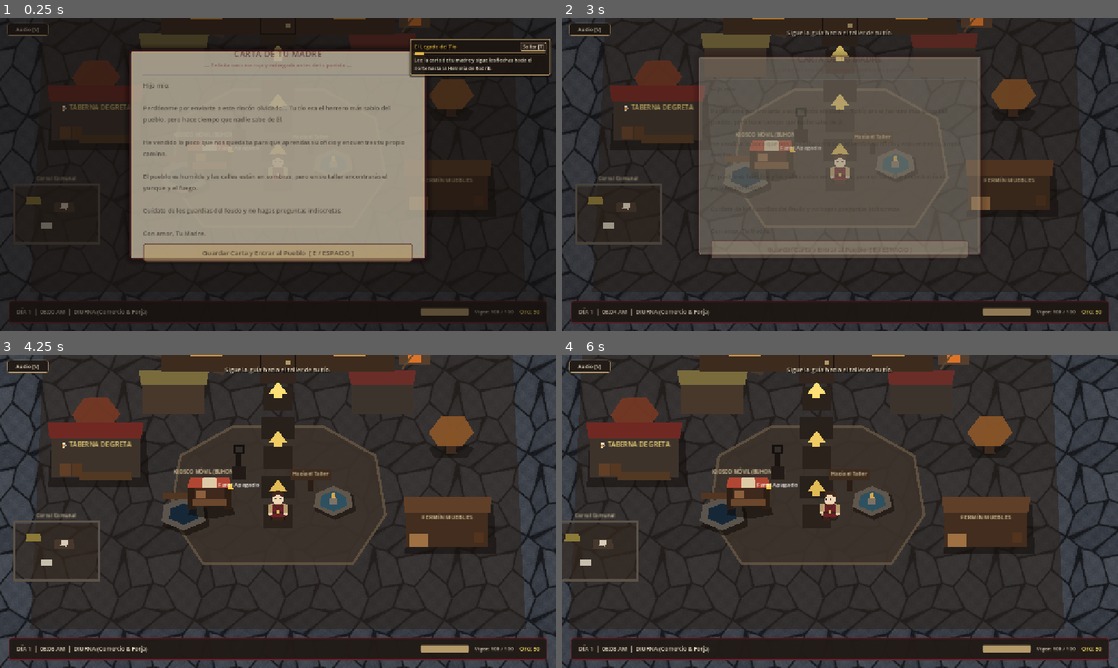
Above: before the commit, frames 1-4 (two rows, left to right).
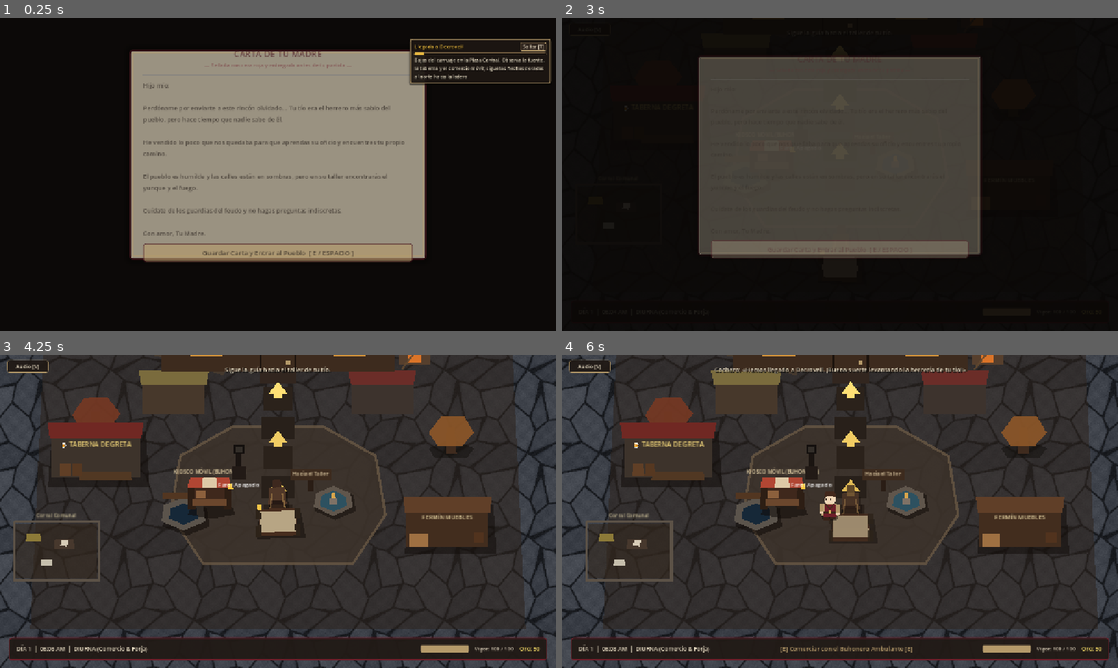
Above: after the commit, the same moments.

Repository: maximobal2576/Yunque_y_Sombra
Game: Godot game, scene res://src/scenes/levels/GreyboxTown.tscn
Two runs of this game, one before a commit and one after it. Both use one fixed random seed, a clock stepped at 60 frames per second and the inputs below.
Inputs (mouse positions are in pixels of both pictures, inside the frame that each line leads up to):
- Up to frame 1 (0.25 s): no input
- Up to frame 2 (3 s): tap Enter (ui_accept) at 0.5, 0.77 s; move the mouse to (962, 158) at 0.52 s; press the mouse at (962, 158) at 0.53 s; hold D (move_right) 0.53-1.25 s; release the mouse at (962, 158) at 1.25 s; click "Audio [V]" at 1.25 s; click "Saltar [T]" at 2 s; click "Guardar Carta y Entrar al Pue…" at 2.75 s
- Up to frame 3 (4.25 s): drag from (166, 527) to (333, 502) at 3.52 s
- Up to frame 4 (6 s): move the mouse to (895, 442) at 4.27 s; hold D (move_right) 4.28-5 s; tap T at 4.35 s; click (895, 442) at 4.42 s; drag from (812, 574) to (739, 498) at 5.02 s; move the mouse to (1006, 558) at 5.77 s; hold A (move_left) from 5.78 s (still down); tap Space at 5.85 s; click (1006, 558) at 5.92 s

The runs differ from the first frame. In frame 1, 24% of the frame differs, in the area x 0-100%, y 0-100%; in frame 2, 57%; in frame 3, 0.6%; in frame 4, 23%.

Commit message:
feat(cinemática): intro con pantalla negra, llegada de carruaje y bajada del herrero, tutorial de Decroveil y ajuste estricto de capas z-index

Diff:
--- a/juego/src/scenes/levels/GreyboxTown.gd
+++ b/juego/src/scenes/levels/GreyboxTown.gd
@@ -24,6 +24,9 @@
 @onready var mina_subterranea: Node2D = $MinaSubterranea
 @onready var guia_tutorial: CanvasLayer = $GuiaTutorial
 @onready var pantalla_resumen_dia: CanvasLayer = $PantallaResumenDia
+@onready var telon_negro_inicial: CanvasLayer = $TelonNegroInicial
+@onready var carruaje_llegada: Node2D = $PuebloExterior/CarruajeLlegada
+@onready var flechas_guia_taller: Node2D = $PuebloExterior/FlechasGuiaTaller
 
 # Triggers de puertas y umbrales en Español
 @onready var trigger_puerta_taller: Area2D = $InteriorCasa/Pasillo/TriggerPuertaTaller
@@ -83,6 +86,8 @@
 	get: return mina_subterranea
 var tutorial_guide: CanvasLayer:
 	get: return guia_tutorial
+var telon_negro: CanvasLayer:
+	get: return telon_negro_inicial
 var workshop_door_trigger: Area2D:
 	get: return trigger_puerta_taller
 var house_exit_trigger: Area2D:
@@ -236,10 +241,39 @@
 	if TimeManager.has_signal("day_started"):
 		TimeManager.day_started.connect(_on_day_started)
 
-	# Mensaje de bienvenida inicial si ya no estamos en prologo
-	if GameManager.current_state != GameManager.State.PROLOGUE:
-		GameManager.post_notification("Centro del Pueblo: Sigue el camino hacia la casa de tu tío al norte.")
-
+	# Superposiciones y z-index estrictos
+	if flechas_guia_taller:
+		flechas_guia_taller.z_index = 4
+	if carruaje_llegada:
+		carruaje_llegada.z_index = 4
+	jugador.z_index = 6
+
+	# Gestión del Prólogo y Cinemática de Llegada en Carruaje
+	if GameManager.current_state == GameManager.State.PROLOGUE:
+		if is_instance_valid(telon_negro_inicial):
+			telon_negro_inicial.visible = true
+			var fondo: ColorRect = telon_negro_inicial.get_node_or_null("FondoNegro")
+			if is_instance_valid(fondo):
+				fondo.color = Color(0.02, 0.015, 0.01, 1.0)
+				fondo.modulate.a = 1.0
+		if is_instance_valid(jugador):
+			jugador.visible = false
+			jugador.set_physics_process(false)
+		if is_instance_valid(carruaje_llegada):
+			carruaje_llegada.position = Vector2(640, 1080)
+			carruaje_llegada.visible = true
+			carruaje_llegada.modulate.a = 1.0
+		if is_instance_valid(carta_prologo):
+			carta_prologo.letter_closed.connect(_on_prologue_letter_closed)
+	else:
+		if is_instance_valid(telon_negro_inicial):
+			telon_negro_inicial.visible = false
+		if is_instance_valid(carruaje_llegada):
+			carruaje_llegada.visible = false
+		if is_instance_valid(jugador):
+			jugador.visible = true
+			jugador.set_physics_process(true)
+		GameManager.post_notification("Plaza Central: Sigue las flechas doradas al norte hacia la Herrería en la ladera.")
 func _notificar_tutorial(evento_id: String) -> void:
 	if is_instance_valid(guia_tutorial) and guia_tutorial.has_method("notificar_evento"):
 		guia_tutorial.notificar_evento(evento_id)
@@ -651,3 +685,89 @@
 
 func _on_camino_gobierno_interacted() -> void:
 	GameManager.post_notification("Guardia Feudal: «¡Alto, herrero! El paso a la Casa de Gobierno está cerrado a los campesinos.»")
+
+func _on_prologue_letter_closed() -> void:
+	var es_test: bool = (DisplayServer.get_name() == "headless" or OS.get_environment("GODOT_PLAYTEST") == "1")
+	if es_test:
+		if is_instance_valid(telon_negro_inicial):
+			telon_negro_inicial.visible = false
+		if is_instance_valid(carruaje_llegada):
+			carruaje_llegada.position = Vector2(640, 915)
+			carruaje_llegada.visible = false
+		if is_instance_valid(jugador):
+			jugador.visible = true
+			jugador.global_position = SPAWN_EXTERIOR_TOWN
+			jugador.set_physics_process(true)
+		return
+
+	_reproducir_cinematica_llegada()
+
+func _reproducir_cinematica_llegada() -> void:
+	if not is_instance_valid(carruaje_llegada) or not is_instance_valid(jugador):
+		if is_instance_valid(telon_negro_inicial):
+			telon_negro_inicial.visible = false
+		if is_instance_valid(jugador):
+			jugador.visible = true
+			jugador.global_position = SPAWN_EXTERIOR_TOWN
+			jugador.set_physics_process(true)
+		return
+
+	carruaje_llegada.position = Vector2(640, 1080)
+	carruaje_llegada.visible = true
+	carruaje_llegada.modulate.a = 1.0
+
+	# 1. Desvanecer el telón negro inicial (0.8s) para desvelar el mapa
+	if is_instance_valid(telon_negro_inicial):
+		var fondo: ColorRect = telon_negro_inicial.get_node_or_null("FondoNegro")
+		if is_instance_valid(fondo):
+			var tw_telon := create_tween()
+			tw_telon.tween_property(fondo, "modulate:a", 0.0, 0.8).set_trans(Tween.TRANS_SINE)
+			tw_telon.finished.connect(func() -> void: telon_negro_inicial.visible = false)
+		else:
+			telon_negro_inicial.visible = false
+
+	# 2. Rodar carruaje por el sendero sur hacia la plaza central (Vector2(640, 915))
+	var tw_carruaje := create_tween()
+	tw_carruaje.tween_property(carruaje_llegada, "position", Vector2(640, 915), 1.5).set_trans(Tween.TRANS_QUAD).set_ease(Tween.EASE_OUT)
+
+	# Bamboleo artesanal de la caja del carruaje durante el trayecto
+	var tw_bamboleo := create_tween()
+	tw_bamboleo.set_loops(4)
+	tw_bamboleo.tween_property(carruaje_llegada, "rotation_degrees", 1.8, 0.18).set_trans(Tween.TRANS_SINE)
+	tw_bamboleo.tween_property(carruaje_llegada, "rotation_degrees", -1.8, 0.18).set_trans(Tween.TRANS_SINE)
+	tw_bamboleo.finished.connect(func() -> void: carruaje_llegada.rotation_degrees = 0.0)
+
+	AudioManager.play_sfx("place_item", 0.0, 0.08)
+
+	await tw_carruaje.finished
+
+	# 3. Frenada y resoplido del animal
+	AudioManager.play_sfx("bellows_air", -6.0, 0.1)
+	await get_tree().create_timer(0.3).timeout
+
+	# 4. El jugador desciende del carruaje en la plaza central
+	jugador.global_position = Vector2(620, 915)
+	jugador.visible = true
+	jugador.modulate.a = 0.0
+
+	var tw_bajada := create_tween().set_parallel(true)
+	tw_bajada.tween_property(jugador, "modulate:a", 1.0, 0.3)
+	tw_bajada.tween_property(jugador, "global_position", SPAWN_EXTERIOR_TOWN, 0.45).set_trans(Tween.TRANS_CUBIC).set_ease(Tween.EASE_OUT)
+
+	AudioManager.play_sfx("place_item", 0.4, 0.05)
+	await tw_bajada.finished
+
+	jugador.set_physics_process(true)
+
+	# 5. Despedida del cochero y partida del carruaje
+	GameManager.post_notification("Cochero: «Hemos llegado a Decroveil. ¡Buena suerte levantando la herrería de tu tío!»")
+
+	await get_tree().create_timer(0.5).timeout
+
+	var tw_partida := create_tween().set_parallel(true)
+	tw_partida.tween_property(carruaje_llegada, "position:y", 1080.0, 1.8).set_trans(Tween.TRANS_QUAD).set_ease(Tween.EASE_IN)
+	tw_partida.tween_property(carruaje_llegada, "modulate:a", 0.0, 1.8)
+	tw_partida.finished.connect(func() -> void:
+		carruaje_llegada.visible = false
+		GameManager.post_notification("Plaza Central: Sigue las flechas doradas al norte hacia la Herrería en la ladera.")
+	)
--- a/juego/src/scenes/levels/GreyboxTown.tscn
+++ b/juego/src/scenes/levels/GreyboxTown.tscn
@@ -231,7 +231,7 @@
 color = Color(0.196078, 0.14902, 0.121569, 1)
 
 [node name="FlechasGuiaTaller" type="Node2D" parent="PuebloExterior" unique_id=965311279]
-z_index = 2
+z_index = 4
 
 [node name="Flecha1" type="Polygon2D" parent="PuebloExterior/FlechasGuiaTaller" unique_id=1440495354]
 position = Vector2(640, 865)
@@ -247,6 +247,80 @@
 position = Vector2(640, 715)
 color = Color(1, 0.88, 0.46, 1)
 polygon = PackedVector2Array(0, -14, 14, 4, 6, 4, 6, 12, -6, 12, -6, 4, -14, 4)
+
+[node name="CarruajeLlegada" type="Node2D" parent="PuebloExterior"]
+z_index = 4
+position = Vector2(640, 915)
+
+[node name="SombraCarruaje" type="Polygon2D" parent="PuebloExterior/CarruajeLlegada"]
+position = Vector2(4, 6)
+color = Color(0.06, 0.04, 0.03, 0.5)
+polygon = PackedVector2Array(-32, -18, 32, -18, 38, 20, -38, 20)
+
+[node name="CaballoTiro" type="Node2D" parent="PuebloExterior/CarruajeLlegada"]
+position = Vector2(0, -38)
+
+[node name="SombraCaballo" type="Polygon2D" parent="PuebloExterior/CarruajeLlegada/CaballoTiro"]
+position = Vector2(2, 4)
+color = Color(0.06, 0.04, 0.03, 0.45)
+polygon = PackedVector2Array(-14, -12, 14, -12, 16, 14, -16, 14)
+
+[node name="CuerpoCaballo" type="Polygon2D" parent="PuebloExterior/CarruajeLlegada/CaballoTiro"]
+color = Color(0.32, 0.22, 0.16, 1)
+polygon = PackedVector2Array(-12, -14, 12, -14, 14, 12, -14, 12)
+
+[node name="CabezaCaballo" type="Polygon2D" parent="PuebloExterior/CarruajeLlegada/CaballoTiro"]
+position = Vector2(0, -16)
+color = Color(0.24, 0.16, 0.12, 1)
+polygon = PackedVector2Array(-6, -10, 6, -10, 7, 2, -7, 2)
+
+[node name="ArreosCuero" type="Line2D" parent="PuebloExterior/CarruajeLlegada/CaballoTiro"]
+points = PackedVector2Array(-8, -4, -12, 22, 12, 22, 8, -4)
+width = 2.0
+default_color = Color(0.55, 0.42, 0.25, 0.9)
+
+[node name="CajaCarruaje" type="Polygon2D" parent="PuebloExterior/CarruajeLlegada"]
+color = Color(0.28, 0.18, 0.12, 1)
+polygon = PackedVector2Array(-28, -20, 28, -20, 30, 22, -30, 22)
+
+[node name="CapotaLona" type="Polygon2D" parent="PuebloExterior/CarruajeLlegada"]
+color = Color(0.72, 0.65, 0.52, 1)
+polygon = PackedVector2Array(-26, -16, 26, -16, 28, 16, -28, 16)
+
+[node name="RuedaDelanteraIzq" type="Polygon2D" parent="PuebloExterior/CarruajeLlegada"]
+position = Vector2(-30, -12)
+color = Color(0.18, 0.14, 0.1, 1)
+polygon = PackedVector2Array(-4, -8, 4, -8, 4, 8, -4, 8)
+
+[node name="RuedaDelanteraDer" type="Polygon2D" parent="PuebloExterior/CarruajeLlegada"]
+position = Vector2(30, -12)
+color = Color(0.18, 0.14, 0.1, 1)
+polygon = PackedVector2Array(-4, -8, 4, -8, 4, 8, -4, 8)
+
+[node name="RuedaTraseraIzq" type="Polygon2D" parent="PuebloExterior/CarruajeLlegada"]
+position = Vector2(-30, 14)
+color = Color(0.18, 0.14, 0.1, 1)
+polygon = PackedVector2Array(-4, -9, 4, -9, 4, 9, -4, 9)
+
+[node name="RuedaTraseraDer" type="Polygon2D" parent="PuebloExterior/CarruajeLlegada"]
+position = Vector2(30, 14)
+color = Color(0.18, 0.14, 0.1, 1)
+polygon = PackedVector2Array(-4, -9, 4, -9, 4, 9, -4, 9)
+
+[node name="CocheroAsiento" type="Polygon2D" parent="PuebloExterior/CarruajeLlegada"]
+position = Vector2(0, -22)
+color = Color(0.2, 0.14, 0.1, 1)
+polygon = PackedVector2Array(-10, -6, 10, -6, 10, 2, -10, 2)
+
+[node name="SombreroCochero" type="Polygon2D" parent="PuebloExterior/CarruajeLlegada"]
+position = Vector2(0, -28)
+color = Color(0.15, 0.1, 0.08, 1)
+polygon = PackedVector2Array(-7, -4, 7, -4, 9, 2, -9, 2)
+
+[node name="FarolitoCarruaje" type="Polygon2D" parent="PuebloExterior/CarruajeLlegada"]
+position = Vector2(-28, -22)
+color = Color(0.96, 0.78, 0.28, 1)
+polygon = PackedVector2Array(-3, -4, 3, -4, 3, 4, -3, 4)
 
 [node name="PozoAntiguo" type="Node2D" parent="PuebloExterior" unique_id=477908237]
 z_index = 2
@@ -1673,6 +1747,18 @@
 
 [node name="GuiaTutorial" parent="." unique_id=1892045123 instance=ExtResource("10_tutorial_scene")]
 
+[node name="TelonNegroInicial" type="CanvasLayer" parent="."]
+layer = 14
+
+[node name="FondoNegro" type="ColorRect" parent="TelonNegroInicial"]
+anchors_preset = 15
+anchor_right = 1.0
+anchor_bottom = 1.0
+grow_horizontal = 2
+grow_vertical = 2
+mouse_filter = 2
+color = Color(0.02, 0.015, 0.01, 1)
+
 [node name="CartaPrologo" parent="." unique_id=607814212 instance=ExtResource("5_prologue_scene")]
 
 [node name="PantallaResumenDia" parent="." instance=ExtResource("11_resumen_scene")]
--- a/juego/src/scenes/ui/GuiaTutorial.gd
+++ b/juego/src/scenes/ui/GuiaTutorial.gd
@@ -27,74 +27,74 @@
 	# Parte 1 (Pasos 1 a 9 — Los 3 Encargos del Día 1)
 	{
 		"numero": 1,
-		"subtitulo": "El Legado del Tío",
-		"descripcion": "Lee la carta de tu madre y sigue las flechas hacia el norte hasta la Herrería de Rodrik."
+		"subtitulo": "Llegada a Decroveil",
+		"descripcion": "Bajas del carruaje en la Plaza Central. Observa la fuente, la taberna y el comercio móvil; sigue las flechas doradas al norte hacia la ladera."
 	},
 	{
 		"numero": 2,
-		"subtitulo": "El Taller y el Ciudadano",
-		"descripcion": "Entra al Taller por la puerta oeste. El ciudadano tocará la campana al llegar a la ventanilla."
+		"subtitulo": "La Herrería en la Ladera",
+		"descripcion": "Sube el sendero norte junto al Horno Abovedado exterior y cruza la puerta principal del taller [E]."
 	},
 	{
 		"numero": 3,
-		"subtitulo": "El Encargo Artesanal",
-		"descripcion": "Escucha al vecino, espera a que se escriba la receta del pedido y pulsa 'Aceptar Encargo y Forjar'."
+		"subtitulo": "El Mostrador y la Campana",
+		"descripcion": "Pasa al mostrador comercial en el pasillo. El cliente tocará la campana para encargar su primera pieza."
 	},
 	{
 		"numero": 4,
 		"subtitulo": "La Fragua y los Metales",
-		"descripcion": "Toma un lingote del barril (stock 3/3) y caliéntalo según la temperatura propia de ese metal."
+		"descripcion": "Toma un lingote del barril de stock (3/3) y caliéntalo según la temperatura propia de ese metal."
 	},
 	{
 		"numero": 5,
 		"subtitulo": "El Yunque Cenital",
-		"descripcion": "Martilla el metal según su maleabilidad hasta ajustarlo a la silueta guía (95%+)."
+		"descripcion": "Martilla el metal según su maleabilidad hasta ajustarlo a la silueta guía (95%+ de precisión)."
 	},
 	{
 		"numero": 6,
 		"subtitulo": "Corte con Cizalla",
-		"descripcion": "Dibuja la línea de corte sobre las 3 guías respetando el largo máximo de la cizalla."
+		"descripcion": "Dibuja la línea de corte sobre las 3 guías respetando el largo máximo de la herramienta."
 	},
 	{
 		"numero": 7,
 		"subtitulo": "Templado en Agua",
-		"descripcion": "Toma cualquier parte de la pinza, sumerge la pieza en el agua y retírala al sonar el aviso óptimo."
+		"descripcion": "Toma la pinza, sumerge la pieza al rojo en la tina y retírala al sonar el aviso de temple martensítico óptimo."
 	},
 	{
 		"numero": 8,
 		"subtitulo": "Pulido en Arenisca",
-		"descripcion": "Frota la piedra de afilar con calma sobre el metal hasta alcanzar el 95% de brillo."
+		"descripcion": "Frota la piedra de afilar con calma sobre el metal hasta alcanzar el 95% de brillo artesanal."
 	},
 	{
 		"numero": 9,
-		"subtitulo": "Los Tres Encargos del Día",
-		"descripcion": "Entrega la pieza al cliente y completa los 3 pedidos del primer día (Encargos: %d/3)."
+		"subtitulo": "Los Encargos de Decroveil",
+		"descripcion": "Entrega la pieza forjada al cliente y completa los 3 encargos del primer día (Progreso: %d/3)."
 	},
 	# Parte 2 (Pasos 10 a 14 — Dormir, Mina, Barril de Entrada, Carga Pesada y Fundición)
 	{
 		"numero": 10,
-		"subtitulo": "Fin de Jornada: A Dormir",
-		"descripcion": "Completaste los 3 pedidos del día. Ve al Dormitorio (ala este) y descansa en la cama [E]."
+		"subtitulo": "Fin de Jornada: A Descansar",
+		"descripcion": "Completaste los 3 pedidos del día. Ve al Dormitorio (ala este) y descansa en la cama [E] para reponer tu estamina."
 	},
 	{
 		"numero": 11,
 		"subtitulo": "Extracción en la Mina",
-		"descripcion": "Entra a la Mina Subterránea por el norte, enciende antorchas y pica vetas para extraer mena en bruto."
+		"descripcion": "Entra a la Mina Subterránea por el túnel norte, enciende antorchas y pica vetas para extraer mena en bruto."
 	},
 	{
 		"numero": 12,
-		"subtitulo": "Barriles de la Entrada",
-		"descripcion": "Inspecciona los barriles a la entrada de la mina [E] y selecciona hasta 3 menas iguales."
+		"subtitulo": "Barriles de Acopio Minero",
+		"descripcion": "Inspecciona los barriles a la entrada de la mina [E] y selecciona hasta 3 menas iguales para cargar en tus manos."
 	},
 	{
 		"numero": 13,
 		"subtitulo": "Carga Pesada al Taller",
-		"descripcion": "Camina lento con el mineral en las manos de regreso hacia el Taller de Forja."
+		"descripcion": "Camina lento con el mineral en las manos de regreso hacia la Fragua del taller."
 	},
 	{
 		"numero": 14,
-		"subtitulo": "Fundición a Temperatura Máxima",
-		"descripcion": "Coloca las menas en la Fragua y atiza el fuelle hasta su punto de fusión máximo para recargar los barriles."
+		"subtitulo": "Fundición en la Fragua",
+		"descripcion": "Coloca las menas en la Fragua y atiza el fuelle hasta su punto de fusión máximo para recargar los barriles de lingotes."
 	}
 ]
 
Not shown, added: juego/src/scenes/ui/PantallaResumenDia.gd.uid
Not shown, added: juego/tests/test_ciclo_multidia.gd.uid
Not shown, added: juego/tests/test_hitos_progresion.gd.uid
Not shown, added: juego/tests/test_nuevo_pueblo.gd.uid
